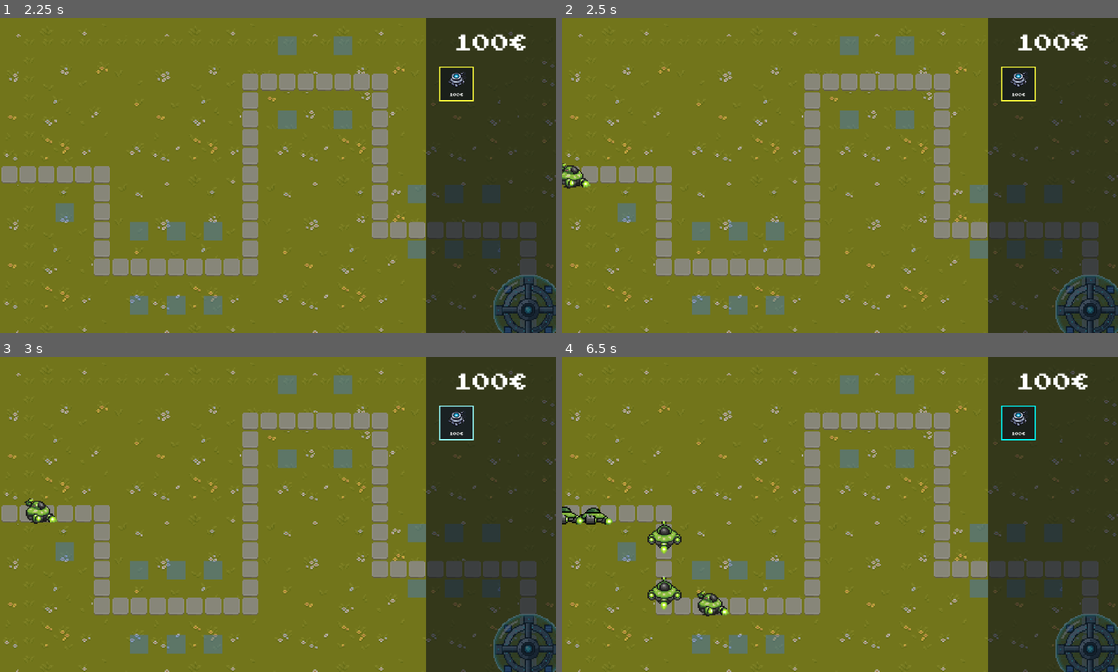
Above: before the commit, frames 1-4 (two rows, left to right).
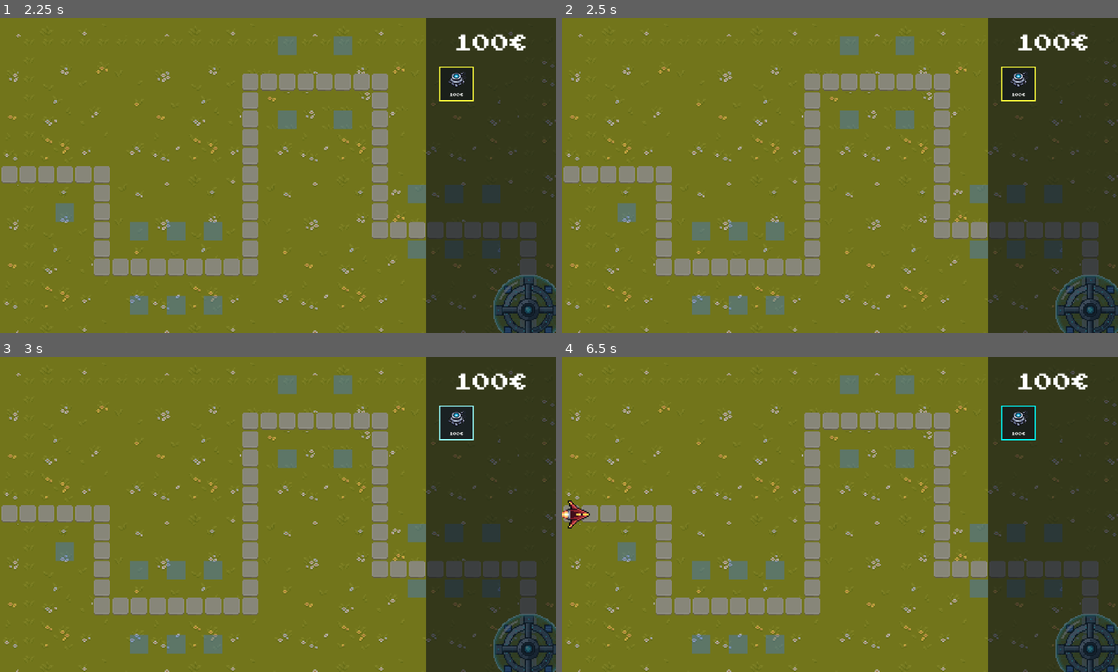
Above: after the commit, the same moments.

Repository: D4MC04/proyecto_dam2b
Game: Godot game, scene res://scenes/MainMenu.tscn
Same seed, same stepped clock (60 frames per second), same inputs: the game is played once before the commit and once after it.
Inputs (mouse positions are in pixels of both pictures, inside the frame that each line leads up to):
- Up to frame 1 (2.25 s): click "Jugar" at 0.5 s; click "1" at 1.25 s; click (455, 84) at 2 s
- Up to frame 2 (2.5 s): no input
- Up to frame 3 (3 s): click (455, 423) at 2.75 s
- Up to frame 4 (6.5 s): click (1017, 423) at 3.5 s; tap Enter at 4.25 s; move the mouse to (962, 498) at 4.27 s; tap R at 4.35, 5.1, 5.85 s; click (962, 498) at 4.42 s; move the mouse to (728, 530) at 5.02 s; click (728, 530) at 5.17 s; move the mouse to (895, 445) at 5.77 s; click (895, 445) at 5.92 s

Frame 1 is identical in both runs. In frame 2, 0.3% of the frame differs, in the area x 0-6%, y 46-55%; in frame 3, 0.3%; in frame 4, 1.4%, in the area x 0-30%, y 45-83%.

Commit message:
Añade los enemigos nuevos a la oleada
Co-Authored-By: Claude Opus 5.5 <noreply@anthropic.com>

Diff:
--- a/scenes/level.tscn
+++ b/scenes/level.tscn
@@ -11,53 +11,123 @@
 [ext_resource type="Resource" uid="uid://ct17eiklf1sb7" path="res://resources/enemy_data/ufo.tres" id="6_xe3hh"]
 [ext_resource type="Resource" uid="uid://c4ef5gd8nr04u" path="res://resources/enemy_data/spiked_ship.tres" id="7_p6oy6"]
 [ext_resource type="Resource" path="res://resources/enemy_data/nodriza.tres" id="9_nodriza"]
+[ext_resource type="Resource" path="res://resources/enemy_data/dart_rojo.tres" id="9_dart_rojo"]
+[ext_resource type="Resource" path="res://resources/enemy_data/dart_verde.tres" id="9_dart_verde"]
+[ext_resource type="Resource" path="res://resources/enemy_data/dart_hielo.tres" id="9_dart_hielo"]
+[ext_resource type="Resource" path="res://resources/enemy_data/dart_morado.tres" id="9_dart_morado"]
+[ext_resource type="Resource" path="res://resources/enemy_data/wasp.tres" id="9_wasp"]
+[ext_resource type="Resource" path="res://resources/enemy_data/nave_normal.tres" id="9_nave_normal"]
+[ext_resource type="Resource" path="res://resources/enemy_data/nave_agresiva.tres" id="9_nave_agresiva"]
+[ext_resource type="Resource" path="res://resources/enemy_data/ariete.tres" id="9_ariete"]
+[ext_resource type="Resource" path="res://resources/enemy_data/acorazado.tres" id="9_acorazado"]
 [ext_resource type="Script" uid="uid://bov3v8pbstdra" path="res://scripts/models/WaveData.gd" id="8_opqd1"]
 [ext_resource type="PackedScene" uid="uid://b6hyuslcy228o" path="res://scenes/PauseMenu.tscn" id="10_pause"]
 [ext_resource type="PackedScene" uid="uid://dgetllrlfjnrc" path="res://scenes/Sidebar.tscn" id="12_xe3hh"]
 
+[sub_resource type="Resource" id="Resource_dart_rojo1"]
+script = ExtResource("5_m0xki")
+enemy_data = ExtResource("9_dart_rojo")
+time = 5.0
+metadata/_custom_type_script = "uid://cwc32qenwkwf3"
+
+[sub_resource type="Resource" id="Resource_dart_verde1"]
+script = ExtResource("5_m0xki")
+enemy_data = ExtResource("9_dart_verde")
+time = 8.0
+path_index = 1
+metadata/_custom_type_script = "uid://cwc32qenwkwf3"
+
+[sub_resource type="Resource" id="Resource_dart_hielo1"]
+script = ExtResource("5_m0xki")
+enemy_data = ExtResource("9_dart_hielo")
+time = 11.0
+path_index = 2
+metadata/_custom_type_script = "uid://cwc32qenwkwf3"
+
+[sub_resource type="Resource" id="Resource_dart_morado1"]
+script = ExtResource("5_m0xki")
+enemy_data = ExtResource("9_dart_morado")
+time = 14.0
+path_index = 3
+metadata/_custom_type_script = "uid://cwc32qenwkwf3"
+
+[sub_resource type="Resource" id="Resource_wasp1"]
+script = ExtResource("5_m0xki")
+enemy_data = ExtResource("9_wasp")
+time = 18.0
+metadata/_custom_type_script = "uid://cwc32qenwkwf3"
+
 [sub_resource type="Resource" id="Resource_xyj84"]
 script = ExtResource("5_m0xki")
 enemy_data = ExtResource("6_xe3hh")
-time = 1.0
+time = 22.0
+path_index = 1
 metadata/_custom_type_script = "uid://cwc32qenwkwf3"
 
 [sub_resource type="Resource" id="Resource_gips2"]
 script = ExtResource("5_m0xki")
 enemy_data = ExtResource("6_xe3hh")
-time = 2.0
-path_index = 1
+time = 25.0
+path_index = 2
 metadata/_custom_type_script = "uid://cwc32qenwkwf3"
 
 [sub_resource type="Resource" id="Resource_wsd7d"]
 script = ExtResource("5_m0xki")
 enemy_data = ExtResource("6_xe3hh")
-time = 3.0
-path_index = 2
+time = 28.0
+path_index = 3
+metadata/_custom_type_script = "uid://cwc32qenwkwf3"
+
+[sub_resource type="Resource" id="Resource_nave_normal1"]
+script = ExtResource("5_m0xki")
+enemy_data = ExtResource("9_nave_normal")
+time = 32.0
 metadata/_custom_type_script = "uid://cwc32qenwkwf3"
 
 [sub_resource type="Resource" id="Resource_iw3v5"]
 script = ExtResource("5_m0xki")
 enemy_data = ExtResource("7_p6oy6")
-time = 4.0
-path_index = 3
+time = 36.0
+path_index = 1
 metadata/_custom_type_script = "uid://cwc32qenwkwf3"
 
 [sub_resource type="Resource" id="Resource_40jy2"]
 script = ExtResource("5_m0xki")
 enemy_data = ExtResource("7_p6oy6")
-time = 5.0
+time = 40.0
+path_index = 2
+metadata/_custom_type_script = "uid://cwc32qenwkwf3"
+
+[sub_resource type="Resource" id="Resource_nave_agresiva1"]
+script = ExtResource("5_m0xki")
+enemy_data = ExtResource("9_nave_agresiva")
+time = 44.0
+path_index = 3
 metadata/_custom_type_script = "uid://cwc32qenwkwf3"
 
 [sub_resource type="Resource" id="Resource_nodriza1"]
 script = ExtResource("5_m0xki")
 enemy_data = ExtResource("9_nodriza")
-time = 7.0
+time = 49.0
+metadata/_custom_type_script = "uid://cwc32qenwkwf3"
+
+[sub_resource type="Resource" id="Resource_ariete1"]
+script = ExtResource("5_m0xki")
+enemy_data = ExtResource("9_ariete")
+time = 54.0
 path_index = 1
+metadata/_custom_type_script = "uid://cwc32qenwkwf3"
+
+[sub_resource type="Resource" id="Resource_acorazado1"]
+script = ExtResource("5_m0xki")
+enemy_data = ExtResource("9_acorazado")
+time = 60.0
+path_index = 2
 metadata/_custom_type_script = "uid://cwc32qenwkwf3"
 
 [sub_resource type="Resource" id="Resource_0akr6"]
 script = ExtResource("8_opqd1")
-entries = Array[ExtResource("5_m0xki")]([SubResource("Resource_xyj84"), SubResource("Resource_gips2"), SubResource("Resource_wsd7d"), SubResource("Resource_iw3v5"), SubResource("Resource_40jy2"), SubResource("Resource_nodriza1")])
+entries = Array[ExtResource("5_m0xki")]([SubResource("Resource_dart_rojo1"), SubResource("Resource_dart_verde1"), SubResource("Resource_dart_hielo1"), SubResource("Resource_dart_morado1"), SubResource("Resource_wasp1"), SubResource("Resource_xyj84"), SubResource("Resource_gips2"), SubResource("Resource_wsd7d"), SubResource("Resource_nave_normal1"), SubResource("Resource_iw3v5"), SubResource("Resource_40jy2"), SubResource("Resource_nave_agresiva1"), SubResource("Resource_nodriza1"), SubResource("Resource_ariete1"), SubResource("Resource_acorazado1")])
 metadata/_custom_type_script = "uid://bov3v8pbstdra"
 
 [node name="Level" type="Node2D" unique_id=275645220]
